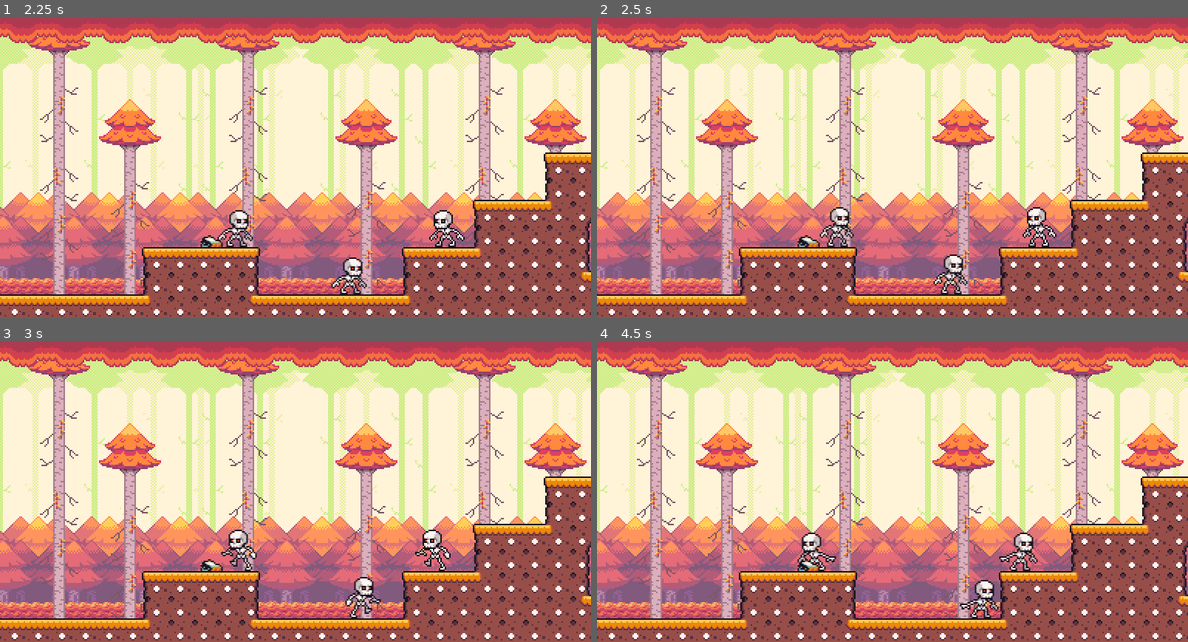
Above: before the commit, frames 1-4 (two rows, left to right).
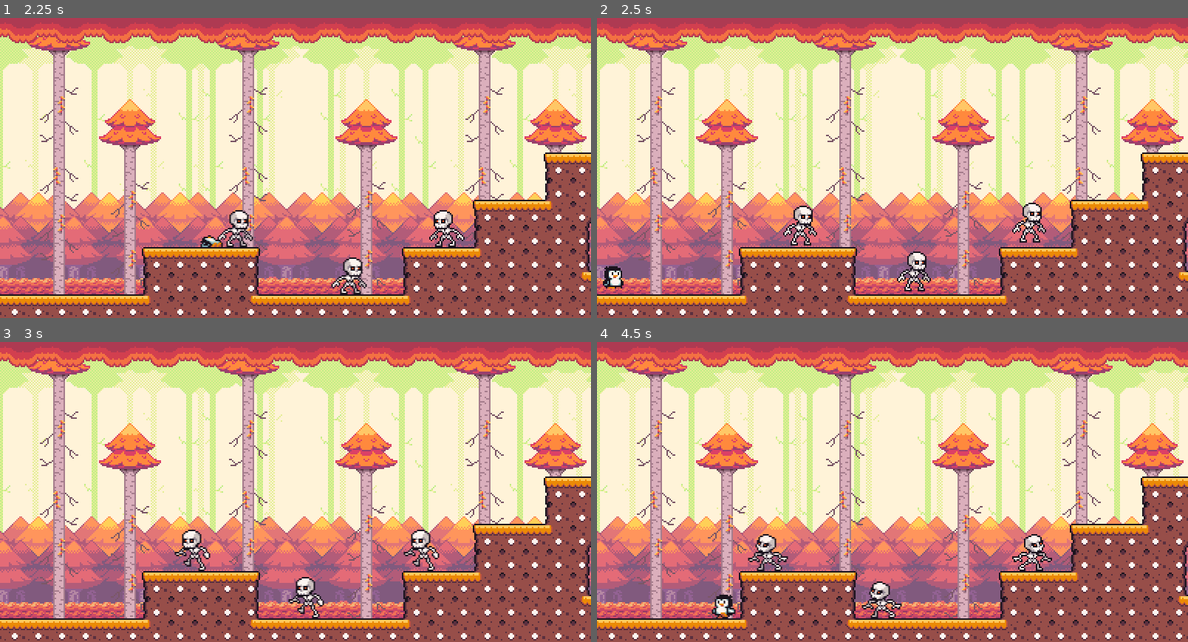
Above: after the commit, the same moments.

Repository: RafaelForbeck/Godot-2025-Plataforma-2D-YouTube
Game: Godot game, scene res://scene/forest.tscn
Two runs of this game, one before a commit and one after it. Both use one fixed random seed, a clock stepped at 60 frames per second and the inputs below.
Inputs:
- Up to frame 1 (2.25 s): hold S (duck) 0.53-1.28 s; hold D (right) 0.53-2.03 s; tap W (jump) at 0.77, 1.52 s; tap S (duck) at 1.35 s; hold A (left) from 2.03 s (still down); hold S (duck) from 2.03 s (still down)
- Up to frame 2 (2.5 s): keep holding A (left); keep holding S (duck)
- Up to frame 3 (3 s): release A (left) at 2.78 s; release S (duck) at 2.78 s; hold D (right) from 2.78 s (still down); tap S (duck) at 2.85 s
- Up to frame 4 (4.5 s): tap W (jump) at 3.02, 3.77 s; hold S (duck) 3.53-4.28 s; release D (right) at 4.28 s; hold A (left) from 4.28 s (still down); tap S (duck) at 4.35 s

Frame 1 is identical in both runs. In frame 2, 2.4% of the frame differs, in the area x 1-78%, y 61-93%; in frame 3, 2.2%; in frame 4, 2.5%, in the area x 19-77%, y 63-93%.

Commit message:
Recarrega a cena depois que o player é derrotado

Diff:
--- a/entities/player.tscn
+++ b/entities/player.tscn
@@ -187,10 +187,16 @@
 animation = &"hurt"
 
 [node name="Hitbox" type="Area2D" parent="."]
+collision_layer = 2
+collision_mask = 4
 
 [node name="CollisionShape2D" type="CollisionShape2D" parent="Hitbox"]
 position = Vector2(0, 0.5)
 shape = SubResource("RectangleShape2D_6nm46")
 debug_color = Color(0.95774, 0, 0.53094, 0.42)
 
+[node name="ReloadTimer" type="Timer" parent="."]
+one_shot = true
+
 [connection signal="area_entered" from="Hitbox" to="." method="_on_hitbox_area_entered"]
+[connection signal="timeout" from="ReloadTimer" to="." method="_on_reload_timer_timeout"]
--- a/entities/skeleton.tscn
+++ b/entities/skeleton.tscn
@@ -128,6 +128,8 @@
 shape = SubResource("CapsuleShape2D_fpmxe")
 
 [node name="Hitbox" type="Area2D" parent="."]
+collision_layer = 4
+collision_mask = 2
 
 [node name="CollisionShape2D" type="CollisionShape2D" parent="Hitbox"]
 position = Vector2(2, 3)
--- a/scene/forest.tscn
+++ b/scene/forest.tscn
@@ -80,12 +80,6 @@
 [node name="Decoration" type="TileMapLayer" parent="TileMaps"]
 tile_map_data = PackedByteArray("AAAlAAsAAAADAAUAAAA=")
 tile_set = ExtResource("4_gwku7")
-
-[node name="Skeleton" parent="TileMaps" instance=ExtResource("13_kmspj")]
-position = Vector2(137, 143)
-
-[node name="Skeleton2" parent="TileMaps" instance=ExtResource("13_kmspj")]
-position = Vector2(292, 141)
 
 [node name="ParallaxBackground" type="ParallaxBackground" parent="."]
 
@@ -171,4 +165,10 @@
 [node name="Skeleton" parent="." instance=ExtResource("13_kmspj")]
 position = Vector2(214, 174)
 
+[node name="Skeleton2" parent="." instance=ExtResource("13_kmspj")]
+position = Vector2(137, 143)
+
+[node name="Skeleton3" parent="." instance=ExtResource("13_kmspj")]
+position = Vector2(292, 141)
+
 [editable path="LevelEnd"]
--- a/scripts/player.gd
+++ b/scripts/player.gd
@@ -12,6 +12,7 @@
 
 @onready var anim: AnimatedSprite2D = $AnimatedSprite2D
 @onready var collision_shape: CollisionShape2D = $CollisionShape2D
+@onready var reload_timer: Timer = $ReloadTimer
 
 @export var max_speed = 180.0
 @export var acceleration = 400
@@ -91,6 +92,7 @@
 	status = PlayerState.hurt
 	anim.play("hurt")
 	velocity = Vector2.ZERO
+	reload_timer.start()
 
 func idle_state(delta):
 	move(delta)
@@ -210,4 +212,8 @@
 		go_to_jump_state()
 	else:
 		# player morre
-		go_to_hurt_state()
+		if status != PlayerState.hurt:
+			go_to_hurt_state()
+
+func _on_reload_timer_timeout() -> void:
+	get_tree().reload_current_scene()
